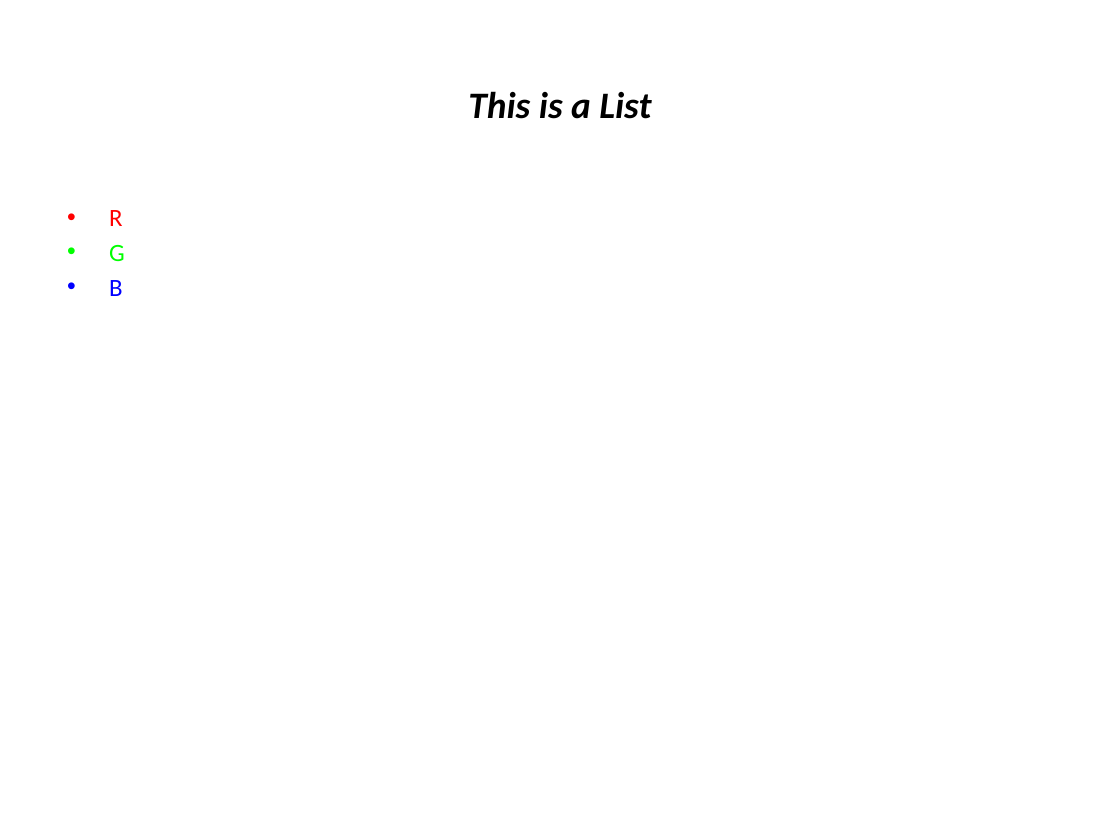
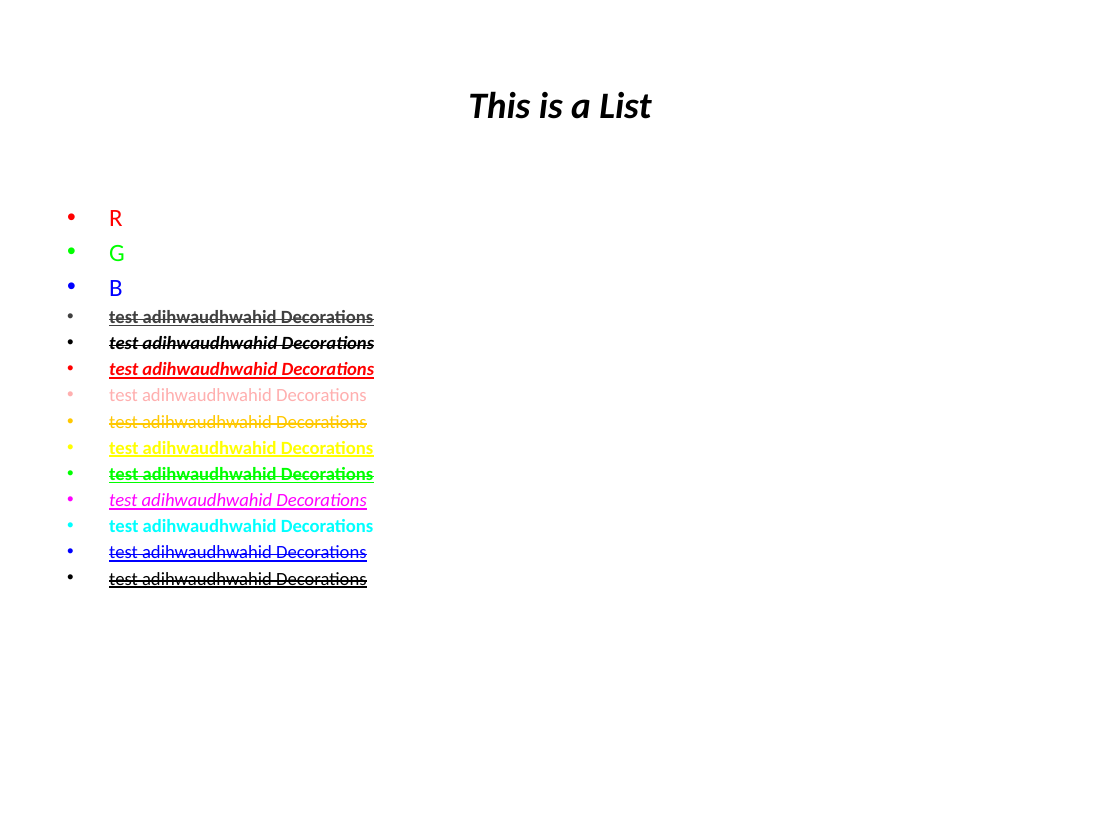
Before and after one commit to monstrotac/JsonConverterProject, a slide deck: slide 4 of JsonConverter/src/main/resources/OutputFolder/test.pptx. Drawn at 1120x840 pixels with LibreOffice and Linux fonts; fonts in the diff are those of the drawing. Boxes give left, top, right and bottom in pixels: in the first picture for what was removed or moved away, otherwise in the second. Text is boxed around its words. In the diff, an @@ line names an element or a change of style, - is before the commit and + after.

Commit message:
Fonctionnalt test

```diff
--- a/JsonConverter/src/main/resources/OutputFolder/test.pptx
+++ b/JsonConverter/src/main/resources/OutputFolder/test.pptx
@@ text at (x1=109, y1=310, x2=375, y2=588): paragraphs added @@
+• test adihwaudhwahid Decorations
+• test adihwaudhwahid Decorations
+• test adihwaudhwahid Decorations
+• test adihwaudhwahid Decorations
+• test adihwaudhwahid Decorations
+• test adihwaudhwahid Decorations
+• test adihwaudhwahid Decorations
+• test adihwaudhwahid Decorations
+• test adihwaudhwahid Decorations
+• test adihwaudhwahid Decorations
+• test adihwaudhwahid Decorations
```
Also in this commit, not shown: 2 other slides changed, 5 other files.
